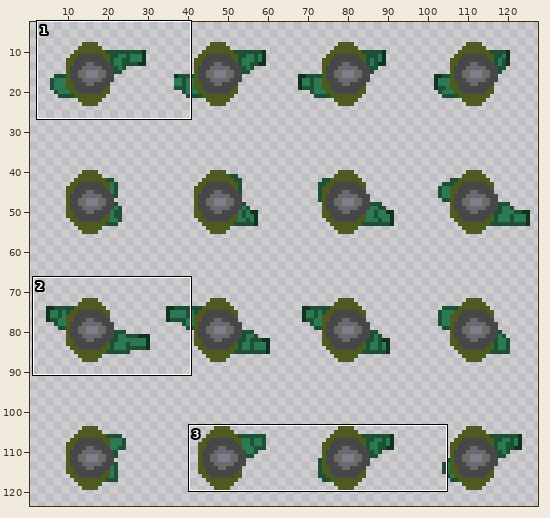
Edited in one commit: sprite sheet (workdir/sprites/solder_walk_animation.png). Above: a wide view before the commit, with the close-up outlined.
Close-up. The starting point:
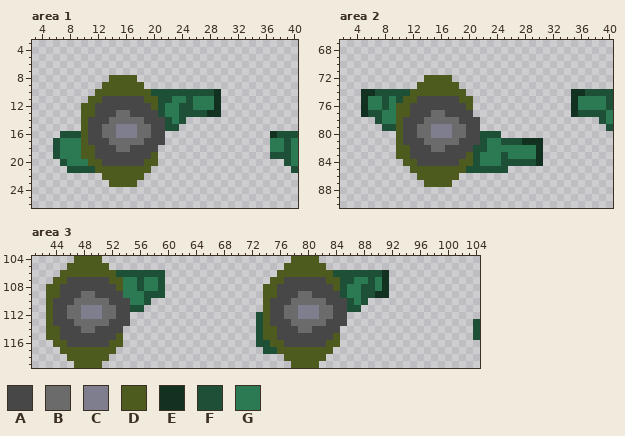
The file is 128x128 pixels. Shown: area 1: x 3..40, y 3..26; area 2: x 2..40, y 67..90; area 3: x 41..104, y 104..119. The wide view leaves out empty margins.
Palette (. is transparent): A #474747  B #6b6b6b  C #7e7e8f  D #4e5b1f  E #123121  F #1d5036  G #2c7a53
Pixels before, area 1, first column x 6:
 8 ........DDDD.......................
 9 .......DDDDDD......................
10 ......DDDDDDDDFFFFFFFFFE...........
11 .....DDAAAAAADDFFGGFGGGE...........
12 ....DDAAAAAAAADFGGFFGGGE...........
13 ....DDAAABBAAAAFGGFFFFEE...........
14 ....DAAABBBBBAAAFGF................
15 ....DAABBCCCBBAAFF.................
16 .FFFDAABBCCCBBAA...............EFFF
17 FGGGDAAABBBBBAAA...............GGFG
18 FGGGDDAAABBAAAA................GGFG
19 FGGGDDAAAAAAAAD................FFFG
20 .FGGGDDAAAAAADD..................FG
21 ..FFFFDDDDDDDD....................F
22 .......DDDDDD......................
23 ........DDDD.......................
Pixels before, area 2, first column x 5:
72 .........DDDD.......................
73 ........DDDDDD......................
74 EEFFFFFDDDDDDDD...............EEFFFF
75 EGGFGFDDAAAAAADD..............EGGGGF
76 EGGFGDDAAAAAAAAD..............EGGGGF
77 EFFGGDDAAABBAAAA..............EFFFFG
78 ..FGGDAAABBBBBAAA.................FG
79 ...FFDAABBCCCBBAA..................F
80 .....DAABBCCCBBAAFFF................
81 .....DAAABBBBBAAAFGGFFFEEE..........
82 .....DDAAABBAAAAFFGGGGGGGE..........
83 .....DDAAAAAAAADFGGGFGGGGE..........
84 ......DDAAAAAADDFGGGFFFFFE..........
85 .......DDDDDDDDFFFFFF...............
86 ........DDDDDD......................
87 .........DDDD.......................
Pixels before, area 3, first column x 43:
104 ....DDDD...........................DDDD.......................
105 ...DDDDDD.........................DDDDDD......................
106 ..DDDDDDDDFFFFFFF................DDDDDDDDFFFFFFFE.............
107 .DDAAAAAADDGGFGGF...............DDAAAAAADDFFGGFGE.............
108 DDAAAAAAAADGGFGGF..............DDAAAAAAAADFGGFFGE.............
109 DDAAABBAAAAGGGFFF..............DDAAABBAAAAFGGFFEE.............
110 DAAABBBBBAAAGGF................DAAABBBBBAAAFGF................
111 DAABBCCCBBAAFF.................DAABBCCCBBAAFF.................
112 DAABBCCCBBAA..................FDAABBCCCBBAA...................
113 DAAABBBBBAAA..................FDAAABBBBBAAA..................F
114 DDAAABBAAAA...................FDDAAABBAAAA...................F
115 DDAAAAAAAAD...................FDDAAAAAAAAD...................F
116 .DDAAAAAADD...................FFDDAAAAAADD....................
117 ..DDDDDDDD.....................FFDDDDDDDD.....................
118 ...DDDDDD.........................DDDDDD......................
119 ....DDDD...........................DDDD.......................
The same view after the edit:
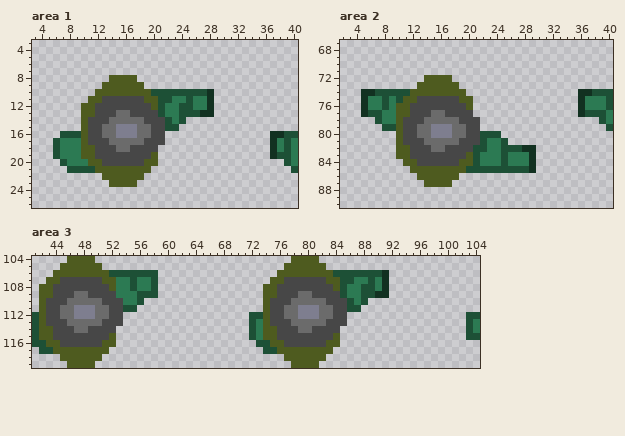
Author's note on the commit: solder and bike destruction
The exact change:
Area 1:
Colour F becomes colour E in row 10 at x 28; in row 13 at x 27; in row 16 at x 38; in row 19 at x 37.
Colour G becomes colour E in rows 11 to 12 at x 28; in rows 17 to 18 at x 37.
The edit erases colour E in rows 10 to 13 at x 29.
Area 2:
The author put colour E in row 85 at x 29.
Colour F becomes colour E in row 74 at x 37; in row 77 at x 36; in row 84 at x 29.
Colour G becomes colour E in rows 75 to 76 at x 36; in row 82 at x 28 to 29; in row 83 at x 29.
The author put colour F in row 85 at x 26 to 28.
Colour G becomes colour F in row 82 at x 25 to 27.
Colour F becomes colour G in row 84 at x 26 to 28.
The edit erases colour E in rows 74 to 77 at x 35; in row 81 at x 28 to 30; in rows 82 to 84 at x 30.
The edit erases colour F in row 81 at x 26 to 27.
Area 3:
Colour B becomes colour A in row 109 at x 49; in row 110 at x 51; in rows 111 to 112 at x 52; in row 113 at x 51; in row 114 at x 49.
Colour D becomes colour A in row 107 at x 45; in rows 108 to 109 at x 44; in rows 110 to 113 at x 43; in rows 114 to 115 at x 44; in row 116 at x 45.
Colour A becomes colour B in row 109 at x 47; in row 110 at x 46; in rows 111 to 112 at x 45; in row 113 at x 46; in row 114 at x 47.
Colour C becomes colour B in rows 111 to 112 at x 50.
Colour B becomes colour C in rows 111 to 112 at x 47.
The author put colour D in row 104 at x 46; in row 105 at x 45; in row 106 at x 44; in row 107 at x 43; in rows 108 to 115 at x 42; in row 116 at x 43.
The author put colour D in row 117 at x 44; in row 118 at x 45; in row 119 at x 46.
Colour A becomes colour D in row 107 at x 51; in row 108 at x 52; in row 115 at x 52; in row 116 at x 51.
The author put colour F in row 112 at x 41, 72 and 103 to 104; in rows 113 to 115 at x 41, 72 and 103; in row 116 at x 41 to 42; in row 117 at x 42 to 43.
Colour A becomes colour F in row 111 at x 54.
Colour D becomes colour F in row 106 at x 52.
Colour G becomes colour F in rows 107 to 108 at x 55 and 58; in rows 109 to 110 at x 56.
Colour A becomes colour G in row 109 at x 53; in row 110 at x 54.
Colour D becomes colour G in rows 107 to 108 at x 53.
Colour F becomes colour G in rows 107 to 108 at x 56; in rows 113 to 114 at x 73 and 104; in row 115 at x 73.
The edit erases colour A in rows 112 to 113 at x 54; in row 114 at x 53.
The edit erases colour D in row 104 at x 50; in row 105 at x 51; in rows 115 to 116 at x 53; in row 117 at x 52; in row 118 at x 51; in row 119 at x 50.
The edit erases colour F in rows 106 to 109 at x 59; in row 110 at x 57; in row 111 at x 56.
